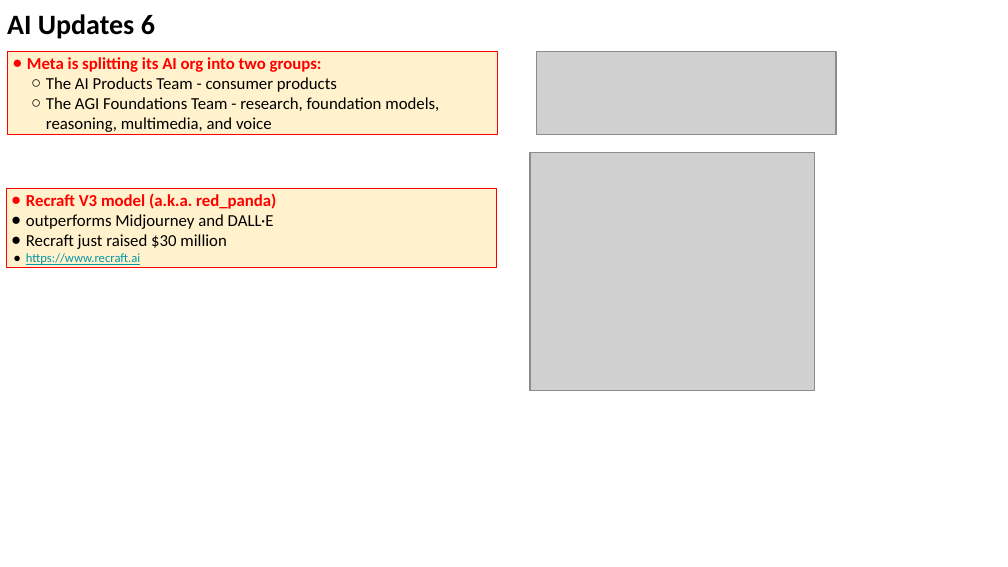
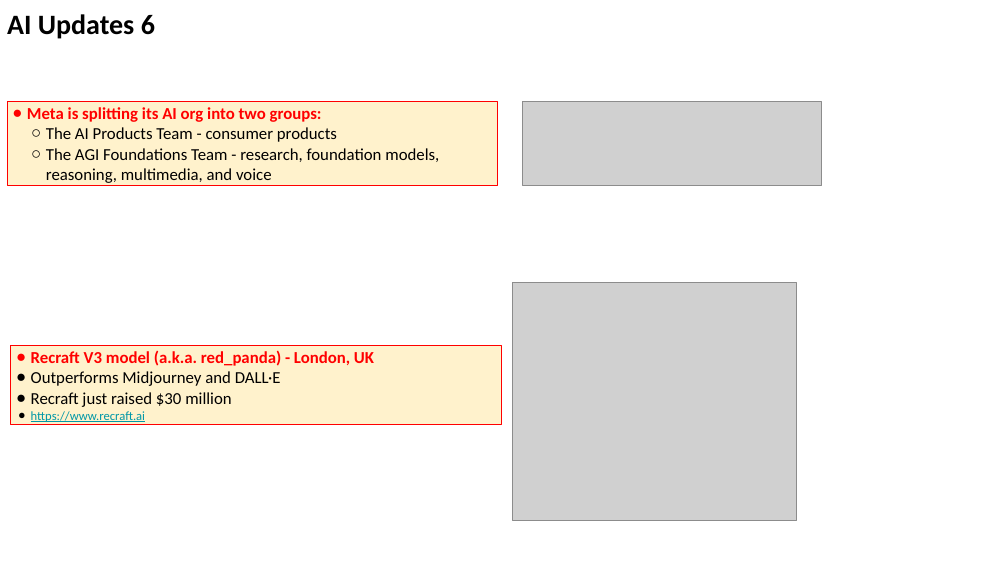
Before and after one commit to lselector/seminar, a slide deck: slide 13 of 2025/2025-05-30-AI-Updates.pptx (slide 11 before the commit). Drawn at 1008x567 pixels with LibreOffice and Linux fonts; fonts in the diff are those of the drawing; grey boxes stand for pictures. Boxes give left, top, right and bottom in pixels: in the first picture for what was removed or moved away, otherwise in the second. Text is boxed around its words. In the diff, an @@ line names an element or a change of style, - is before the commit and + after.

```diff
--- a/2025/2025-05-30-AI-Updates.pptx
+++ b/2025/2025-05-30-AI-Updates.pptx
@@ rectangle "Meta is splitting its AI ..." moved from (x1=7, y1=51, x2=498, y2=135) to (x1=7, y1=102, x2=498, y2=185) @@
@@ picture moved from (x1=537, y1=51, x2=837, y2=135) to (x1=522, y1=102, x2=822, y2=185) @@
@@ picture moved from (x1=530, y1=153, x2=814, y2=391) to (x1=512, y1=282, x2=796, y2=520) @@
@@ rectangle "Recraft V3 model (a.k.a. red_panda) ..." moved from (x1=6, y1=188, x2=497, y2=267) to (x1=11, y1=346, x2=502, y2=424) @@
@@ text in rectangle at (x1=31, y1=351, x2=374, y2=386): text changed @@
-● Recraft V3 model (a.k.a. red_panda)
-● outperforms Midjourney and DALL·E
+● Recraft V3 model (a.k.a. red_panda) - London, UK
+● Outperforms Midjourney and DALL·E
```
Also in this commit, not shown: 14 other slides changed, 1 slide added.
